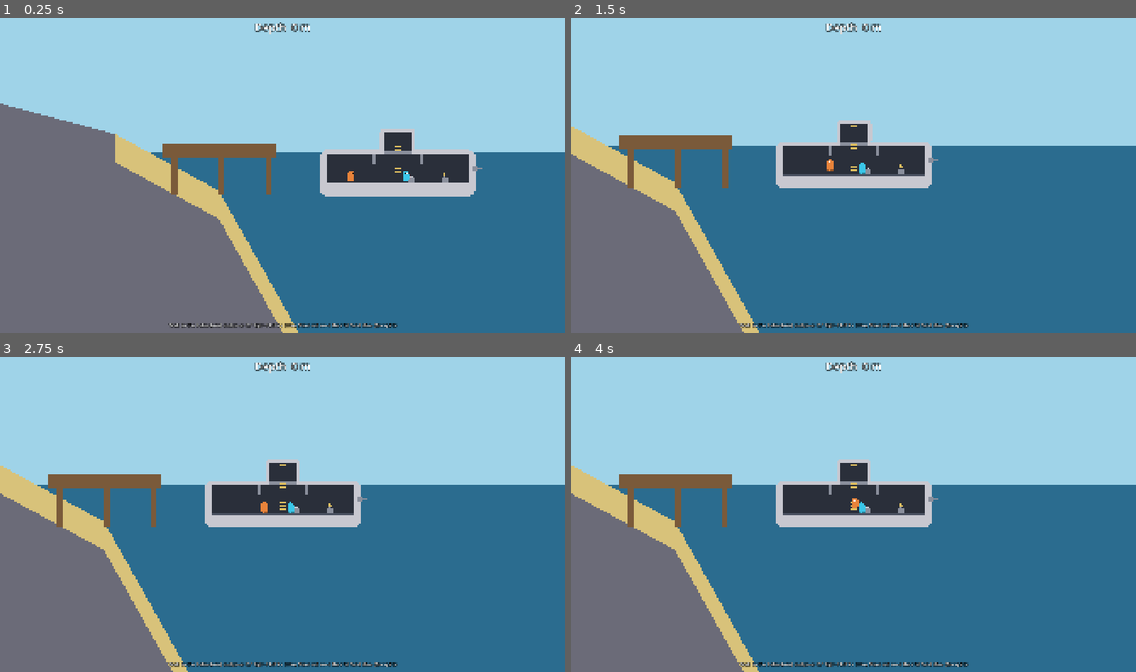
Above: before the commit, frames 1-4 (two rows, left to right).
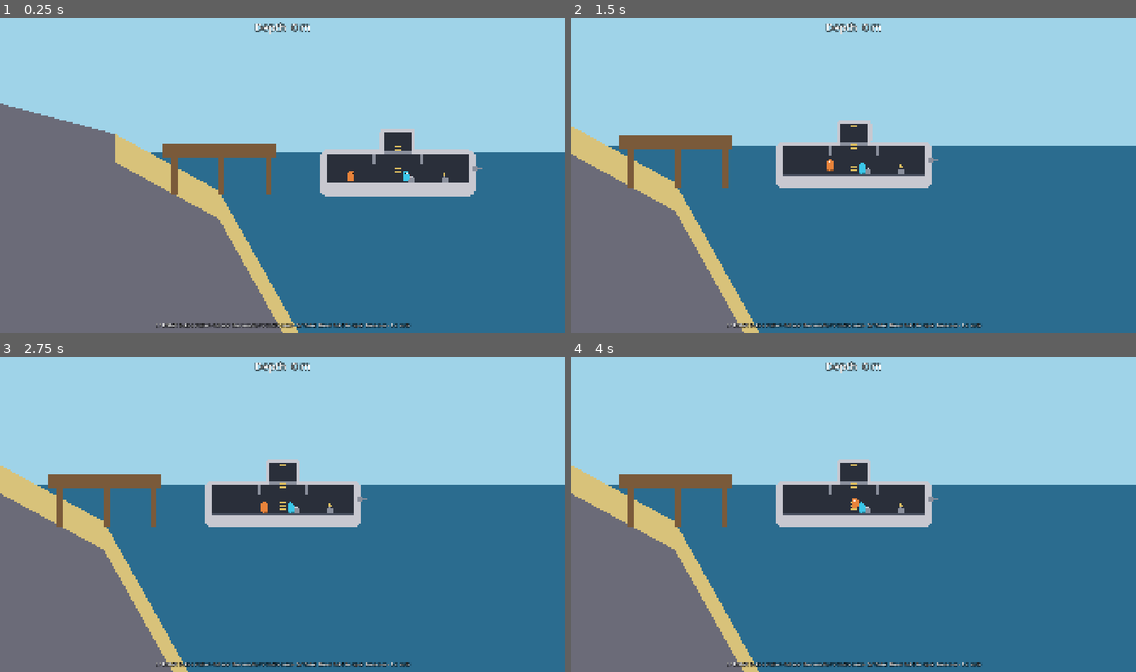
Above: after the commit, the same moments.

Repository: SnirNehemia/deeper
Game: Godot game, scene res://scenes/world.tscn
Same seed, same stepped clock (60 frames per second), same inputs: the game is played once before the commit and once after it.
Inputs:
- Up to frame 1 (0.25 s): no input
- Up to frame 2 (1.5 s): tap E at 0.5, 0.6, 1.25 s; hold D from 0.53 s (still down); tap W at 0.77 s; tap Q at 1.35 s
- Up to frame 3 (2.75 s): tap W at 1.52 s; tap E at 2 s; release D at 2.03 s; hold A from 2.03 s (still down); tap Shift at 2.1 s
- Up to frame 4 (4 s): tap E at 2.75, 3.5, 3.6 s; release A at 2.78 s; hold D from 2.78 s (still down); tap Enter at 2.85 s; tap W at 3.02, 3.77 s

The runs differ from the first frame. In frame 1, 0.5% of the frame differs, in the area x 27-73%, y 96-99%; in frame 2, 0.5%; in frame 3, 0.5%; in frame 4, 0.5%.

Commit message:
Module I: cave lamp victory beat, M2 capture tool, STATUS/DECISIONS close-out

Diff:
--- a/scenes/shore_shelf.gd
+++ b/scenes/shore_shelf.gd
@@ -17,6 +17,7 @@
 	_build_sky_and_water()
 	_build_terrain()
 	_build_dock()
+	_build_cave_marker()
 
 func _v(mx: float, my: float) -> Vector2:
 	return Vector2(mx * M, my * M)
@@ -120,6 +121,36 @@
 		post.z_index = -71
 		add_child(post)
 
+## The milestone's victory beat: a warm glowing lamp deep inside the cave.
+## No pickup logic — arriving is the reward.
+func _build_cave_marker() -> void:
+	var marker := CaveMarker.new()
+	marker.position = _v(112.0, 68.0)  # by the cave's back wall
+	marker.z_index = -75               # over the cave fill, under the sub
+	add_child(marker)
+
+## A pulsing placeholder lamp/star (visual only).
+class CaveMarker extends Node2D:
+	var _t: float = 0.0
+
+	func _process(delta: float) -> void:
+		_t += delta
+		queue_redraw()
+
+	func _draw() -> void:
+		var pulse := 0.75 + 0.25 * sin(_t * 2.5)
+		var warm := Color(1.0, 0.85, 0.4)
+		# Soft glow halo.
+		for i in 4:
+			draw_circle(Vector2.ZERO, (60.0 - i * 12.0) * pulse,
+				Color(warm, 0.05 + i * 0.04))
+		# Lamp core + little star points.
+		draw_circle(Vector2.ZERO, 9.0, warm)
+		draw_circle(Vector2.ZERO, 5.0, Color(1.0, 0.97, 0.85))
+		for i in 4:
+			var dir := Vector2.from_angle(i * TAU / 4.0 + _t * 0.5)
+			draw_line(dir * 12.0, dir * (22.0 * pulse), Color(warm, 0.8), 2.0)
+
 ## Add a polygon that both collides (TERRAIN) and is drawn.
 func _add_terrain_polygon(body: StaticBody2D, pts: PackedVector2Array, color: Color, z: int) -> void:
 	var col := CollisionPolygon2D.new()
--- a/scenes/world.gd
+++ b/scenes/world.gd
@@ -131,7 +131,7 @@
 	var layer := CanvasLayer.new()
 	add_child(layer)
 	var label := Label.new()
-	label.text = "Walk to the helm (bow) and press E / Right-Shift to drive. Steer out over the shelf and dive. (Esc quits)"
+	label.text = "E / R-Shift: take a station (helm at the bow, turret mid-room) - Q / Enter: fire or hold to repair breaches - Esc quits"
 	label.set_anchors_preset(Control.PRESET_BOTTOM_WIDE)
 	label.horizontal_alignment = HORIZONTAL_ALIGNMENT_CENTER
 	label.offset_top = -40
--- /dev/null
+++ b/tests/capture_m2.gd
@@ -0,0 +1,60 @@
+extends Node2D
+
+## Throwaway visual capture for Milestone 2 sign-off: the sub nosed toward the
+## cave (glowing marker visible), partially flooded with a live breach, a
+## territorial fish nearby, and a torpedo in flight. Saves res://m2_capture.png
+## and quits.
+
+func _ready() -> void:
+	add_child(ShoreShelf.new())
+
+	var sub := Sub.new()
+	sub.position = Vector2(140.0 * 48.0, 66.0 * 48.0)  # at the cave mouth
+	add_child(sub)
+	for i in 30:
+		await get_tree().physics_frame
+
+	# Flood + breach so the water rects, spray marker, and gauge show.
+	sub.water_levels = [0.55, 0.3, 0.1, 0.0]
+	sub.spawn_breach(0, GameFeel.water.leak_rate_max)
+
+	var p1 := Crew.new()
+	p1.player_index = 99
+	p1.position = Vector2(-240, -60)  # in the flooded engine room
+	sub.add_child(p1)
+	var p2 := Crew.new()
+	p2.player_index = 99
+	p2.body_color = PlaceholderArt.CREW_P2_COLOR
+	p2.position = Vector2(70, -60)    # at the gunner seat
+	sub.add_child(p2)
+
+	var fish := Fish.new()
+	fish.sub = sub
+	fish.position = sub.position + Vector2(-14.0 * 48.0, -2.0 * 48.0)
+	add_child(fish)
+
+	var torpedo := Torpedo.new()
+	torpedo.velocity = Vector2.LEFT * GameFeel.turret.torpedo_speed * 48.0
+	add_child(torpedo)
+	torpedo.global_position = sub.position + Vector2(-9.0 * 48.0, -1.5 * 48.0)
+
+	var cam := Camera2D.new()
+	var zoom := get_viewport().get_visible_rect().size.x / (60.0 * 48.0)
+	cam.zoom = Vector2(zoom, zoom)
+	cam.position = sub.position + Vector2(-6.0 * 48.0, 0)
+	add_child(cam)
+	cam.make_current()
+
+	var hud := DepthHud.new()
+	hud.sub = sub
+	add_child(hud)
+
+	await _capture()
+
+func _capture() -> void:
+	for i in 30:
+		await get_tree().physics_frame
+	await RenderingServer.frame_post_draw
+	var img := get_viewport().get_texture().get_image()
+	img.save_png("res://m2_capture.png")
+	get_tree().quit(0)
--- /dev/null
+++ b/tests/capture_m2.tscn
@@ -0,0 +1,6 @@
+[gd_scene load_steps=2 format=3 uid="uid://b3x7q9w2m5k8d"]
+
+[ext_resource type="Script" path="res://tests/capture_m2.gd" id="1_capm2"]
+
+[node name="CaptureM2" type="Node2D"]
+script = ExtResource("1_capm2")
Not shown, added: tests/capture_m2.gd.uid
Not shown, changed: .gitignore
Not shown, changed: DECISIONS.md
Not shown, changed: STATUS.md
